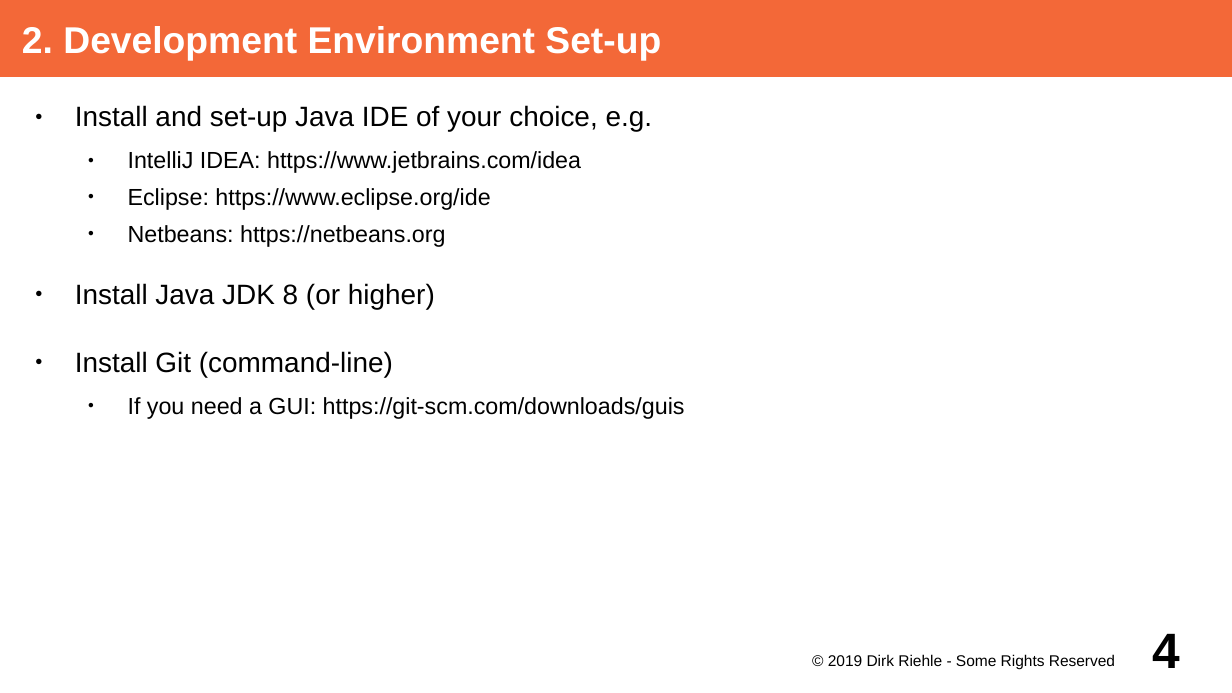
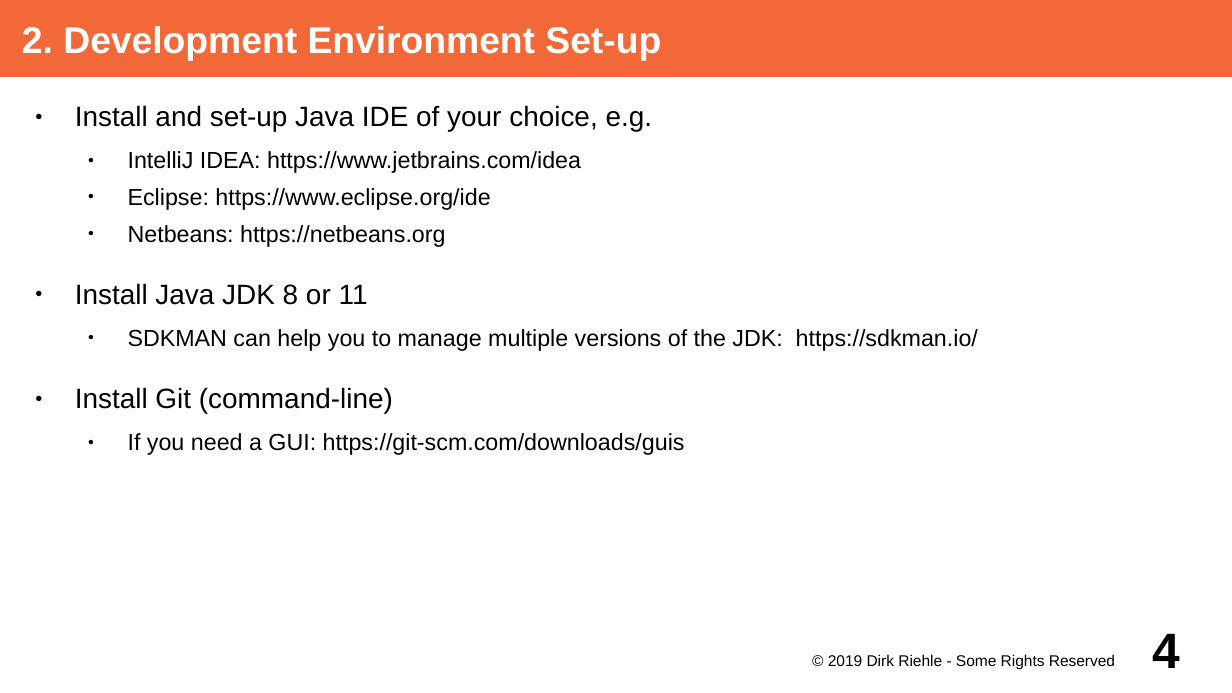
Before and after one commit to dirkriehle/adap-course, a slide deck: slide 4 of Lecture Slides/ADAP A03 - Project Set-up.odp. Drawn at 1232x693 pixels with LibreOffice and Linux fonts; fonts in the diff are those of the drawing. Boxes give left, top, right and bottom in pixels: in the first picture for what was removed or moved away, otherwise in the second. Text is boxed around its words. In the diff, an @@ line names an element or a change of style, - is before the commit and + after.

Commit message:
Extend project setup with information for required JDK version

```diff
--- a/Lecture Slides/ADAP A03 - Project Set-up.odp
+++ b/Lecture Slides/ADAP A03 - Project Set-up.odp
@@ text at bbox=[75, 283, 978, 351]: text changed; size 18 to 15 pt @@
-● Install Java JDK 8 (or higher)
+● Install Java JDK 8 or 11
+  ● SDKMAN can help you to manage multiple versions of the JDK: https://sdkman.io/
```
